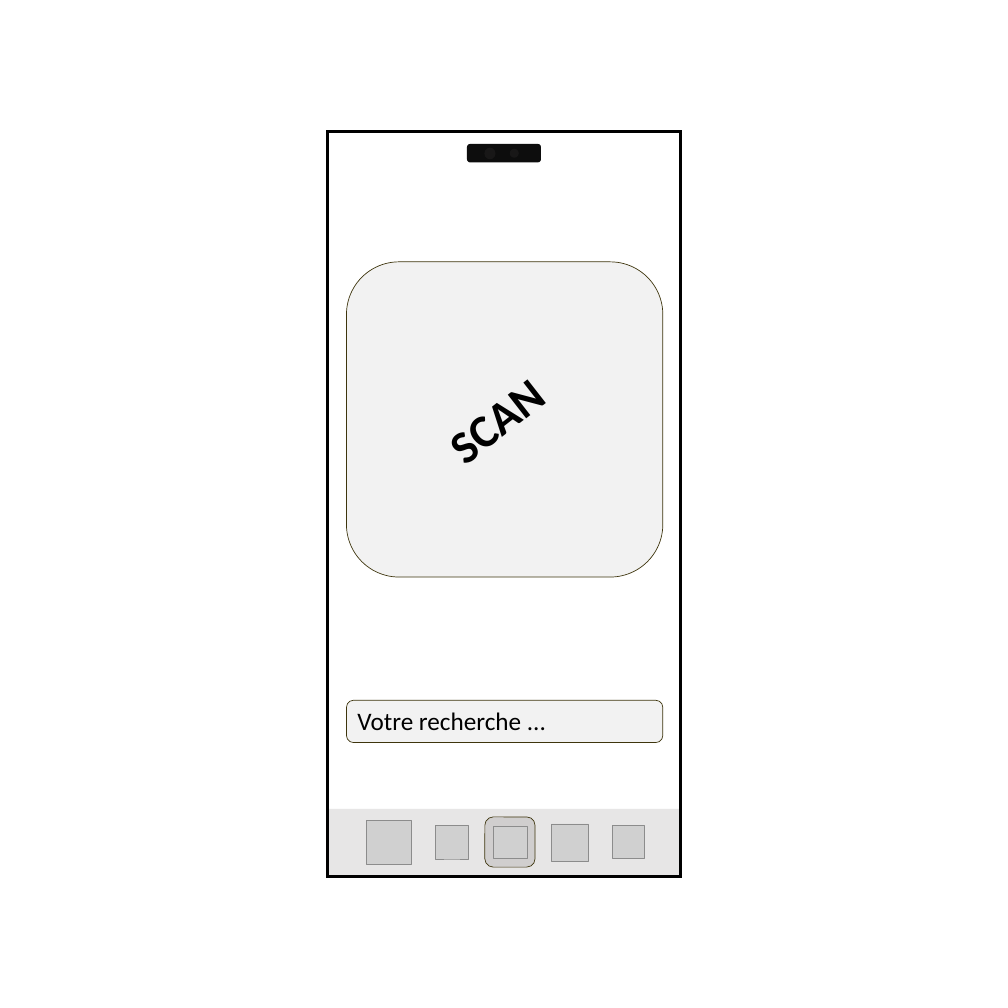
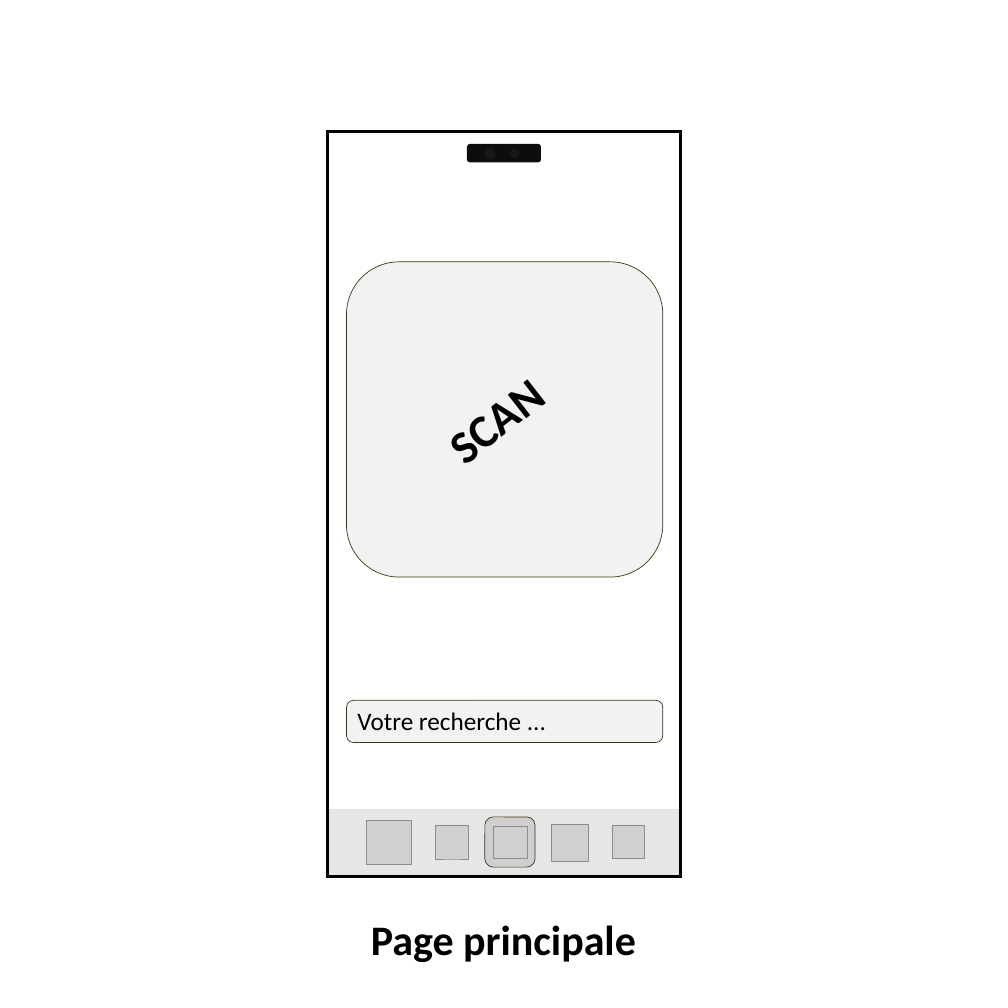
Before and after one commit to CarolusIntelligence/green_ia, a slide deck: slide 1 of doc/wireframe/Présentation1.pptx. Drawn at 1008x1008 pixels with LibreOffice and Linux fonts; fonts in the diff are those of the drawing; grey boxes stand for pictures. Boxes give left, top, right and bottom in pixels: in the first picture for what was removed or moved away, otherwise in the second. Text is boxed around its words. In the diff, an @@ line names an element or a change of style, - is before the commit and + after.

```diff
--- a/doc/wireframe/Présentation1.pptx
+++ b/doc/wireframe/Présentation1.pptx
@@ text added at (371, 925, 636, 962), 60 pt, text #000000, bold @@
+Page principale
```
Also in this commit, not shown: 5 other slides changed, 3 other files.
